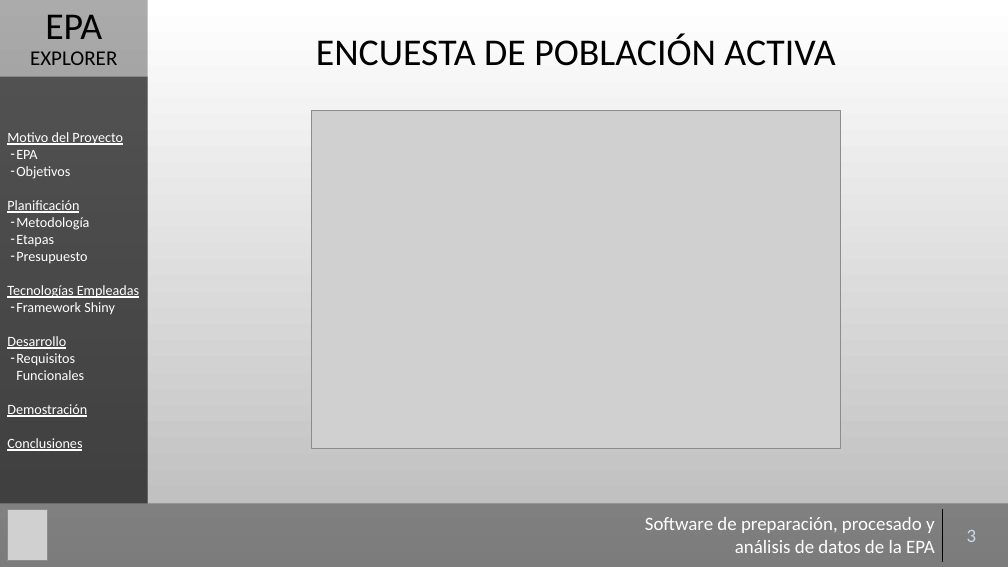
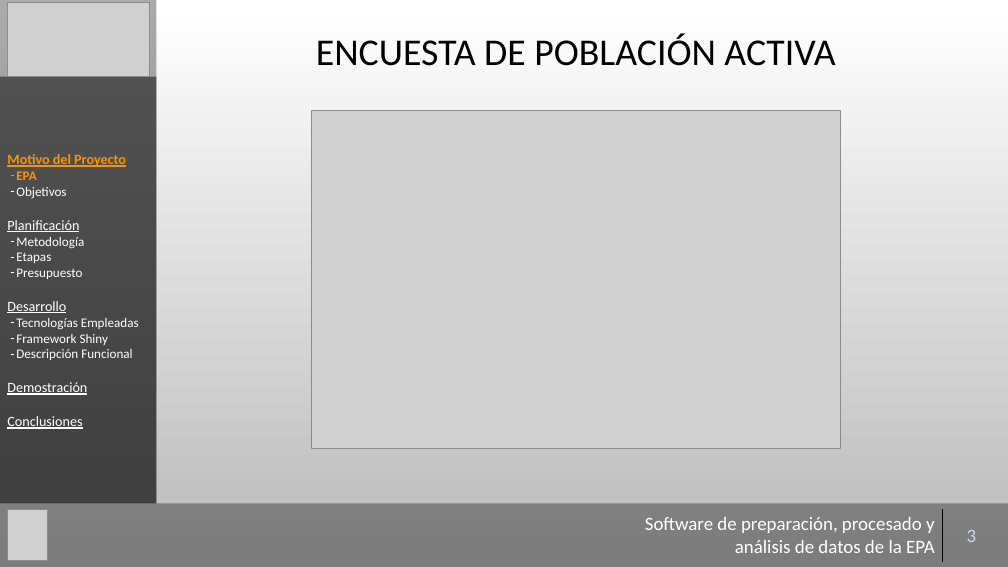
Before and after one commit to Gaulent/epa_explorer, a slide deck: slide 3 of mem/presentacion.pptx. Drawn at 1008x567 pixels with LibreOffice and Linux fonts; fonts in the diff are those of the drawing; grey boxes stand for pictures; background and template pictures are left out. Boxes give left, top, right and bottom in pixels: in the first picture for what was removed or moved away, otherwise in the second. Text is boxed around its words. In the diff, an @@ line names an element or a change of style, - is before the commit and + after.

```diff
--- a/mem/presentacion.pptx
+++ b/mem/presentacion.pptx
@@ rectangle: place and size @@
-rectangle at box(0, 0, 147, 504)
+rectangle at box(0, 0, 157, 504)
@@ picture added at box(8, 2, 149, 76) @@
@@ text removed at box(30, 15, 117, 65) @@
-EPA
-EXPLORER
@@ rectangle "Motivo del Proyecto": place and size @@
-rectangle "Motivo del Proyecto" at box(0, 76, 147, 503)
+rectangle "Motivo del Proyecto" at box(0, 76, 157, 503)
@@ text in rectangle at box(7, 154, 139, 345): text colour #FFFFFF to #FD9101, bold on in "Motivo del Proyecto", "EPA"; size 13.5 to 12.5 pt in "EPA", "Objetivos", "Metodología", "Etapas" and 3 more places; underline off in "Tecnologías Empleadas"; bullet none to - @@
@@ text in rectangle at box(7, 301, 66, 313): paragraph added @@
+Desarrollo
@@ text in rectangle at box(16, 349, 132, 360): text changed; size 13.5 to 12.5 pt @@
-Desarrollo
-– Requisitos Funcionales
+– Descripción Funcional
```
Also in this commit, not shown: 27 other slides changed, 1 slide removed, 1 other file.
